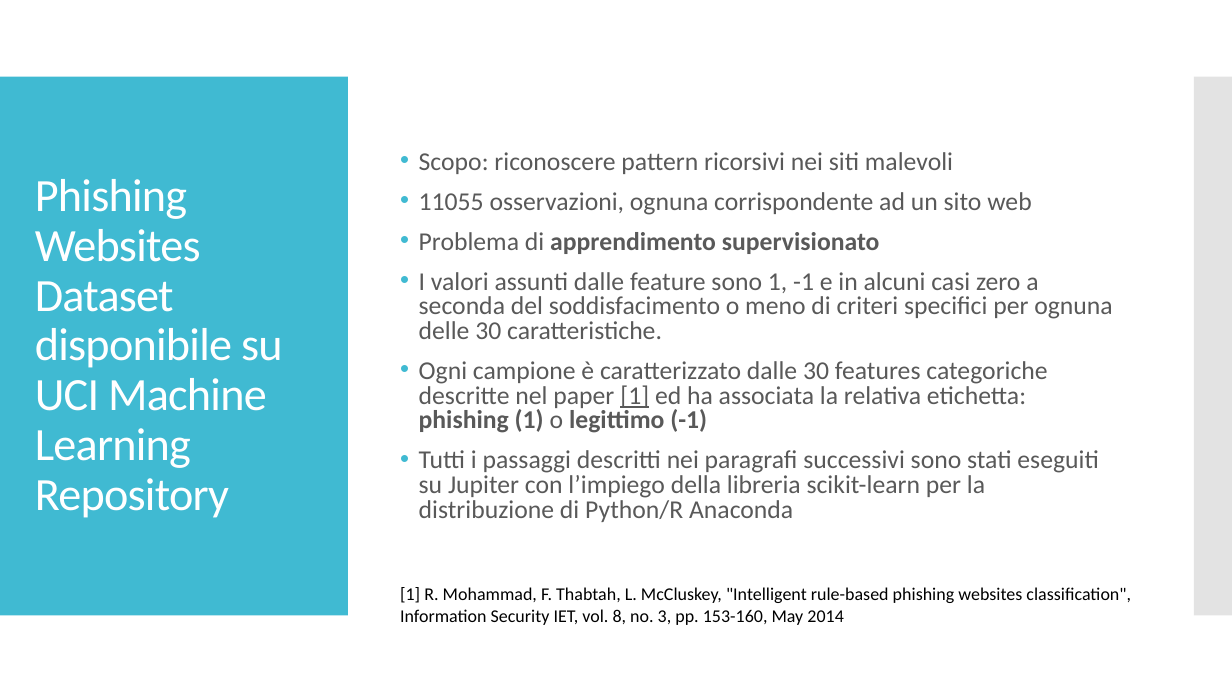
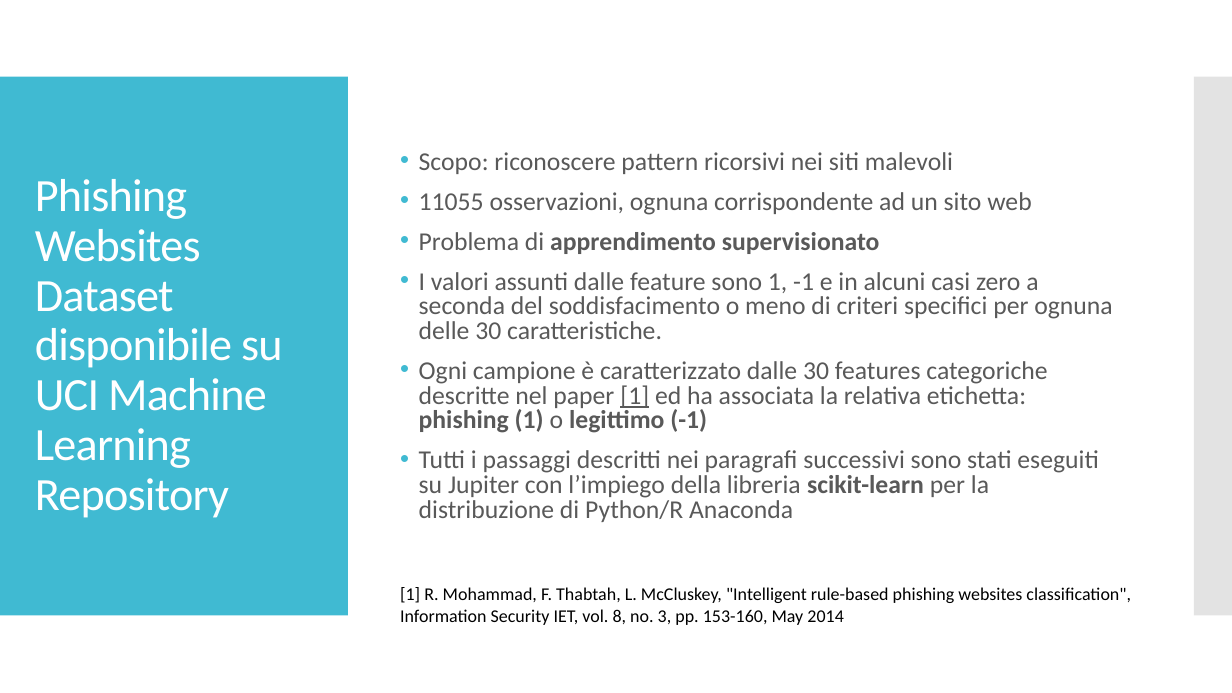
Before and after one commit to gianlubiscotto/Data-Analysis-and-Data-Mining, a slide deck: slide 2 of slide.pptx. Drawn at 1232x693 pixels with LibreOffice and Linux fonts; fonts in the diff are those of the drawing. Boxes give left, top, right and bottom in pixels: in the first picture for what was removed or moved away, otherwise in the second. Text is boxed around its words. In the diff, an @@ line names an element or a change of style, - is before the commit and + after.

```diff
--- a/slide.pptx
+++ b/slide.pptx
@@ text at (x1=419, y1=450, x2=1098, y2=522): bold on in "scikit-learn" @@
```
Also in this commit, not shown: 3 other slides changed, 1 slide removed, 1 other file.
